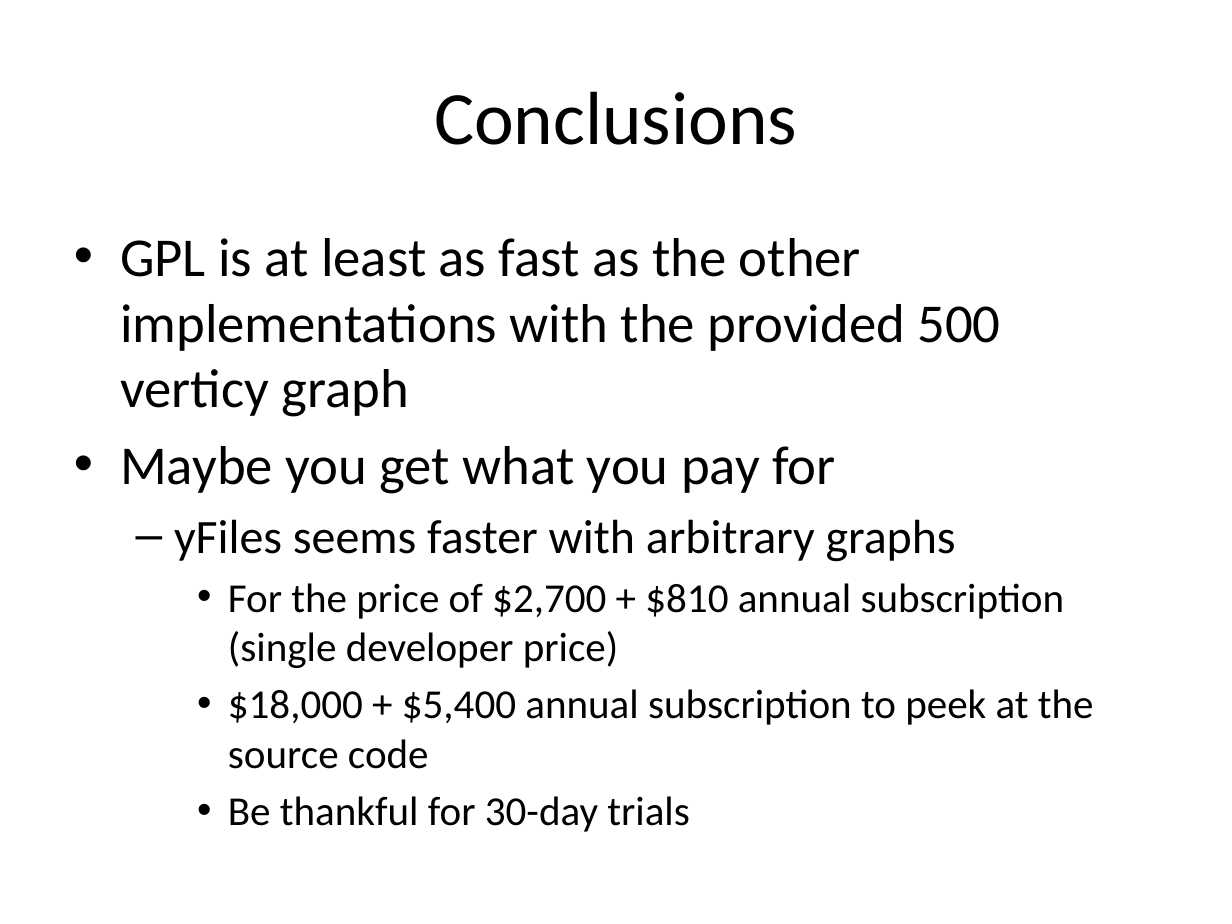
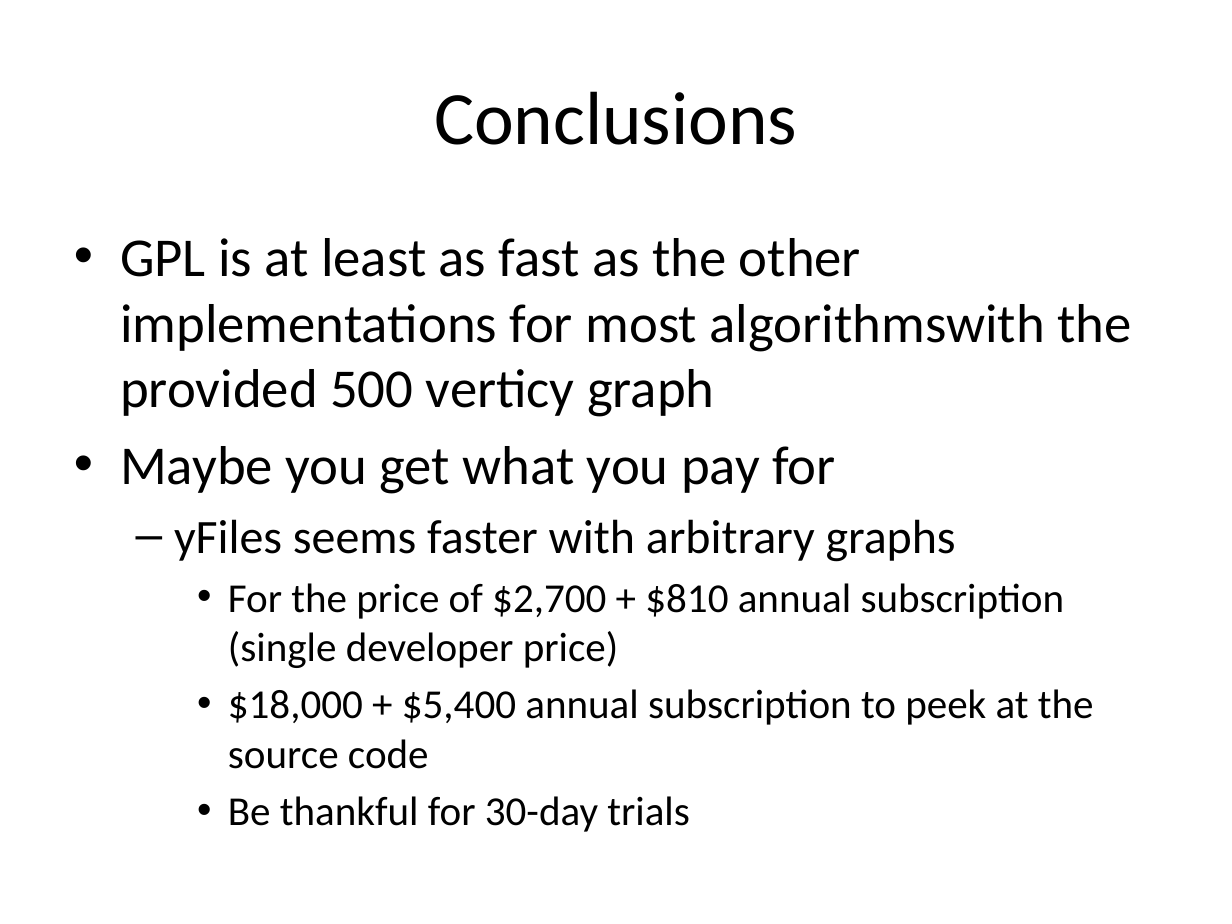
Before and after one commit to toomanyjoes/spring2011-cs392, a slide deck: slide 15 of SamPresentation.pptx. Drawn at 1232x924 pixels with LibreOffice and Linux fonts; fonts in the diff are those of the drawing. Boxes give left, top, right and bottom in pixels: in the first picture for what was removed or moved away, otherwise in the second. Text is boxed around its words. In the diff, an @@ line names an element or a change of style, - is before the commit and + after.

```diff
--- a/SamPresentation.pptx
+++ b/SamPresentation.pptx
@@ text at (120,238,1131,417): text changed @@
-• GPL is at least as fast as the other implementations with the provided 500 verticy graph
+• GPL is at least as fast as the other implementations for most algorithmswith the provided 500 verticy graph
```
Also in this commit, not shown: 3 other slides changed, 2 slides added, 2 slides removed, 24 other files.
